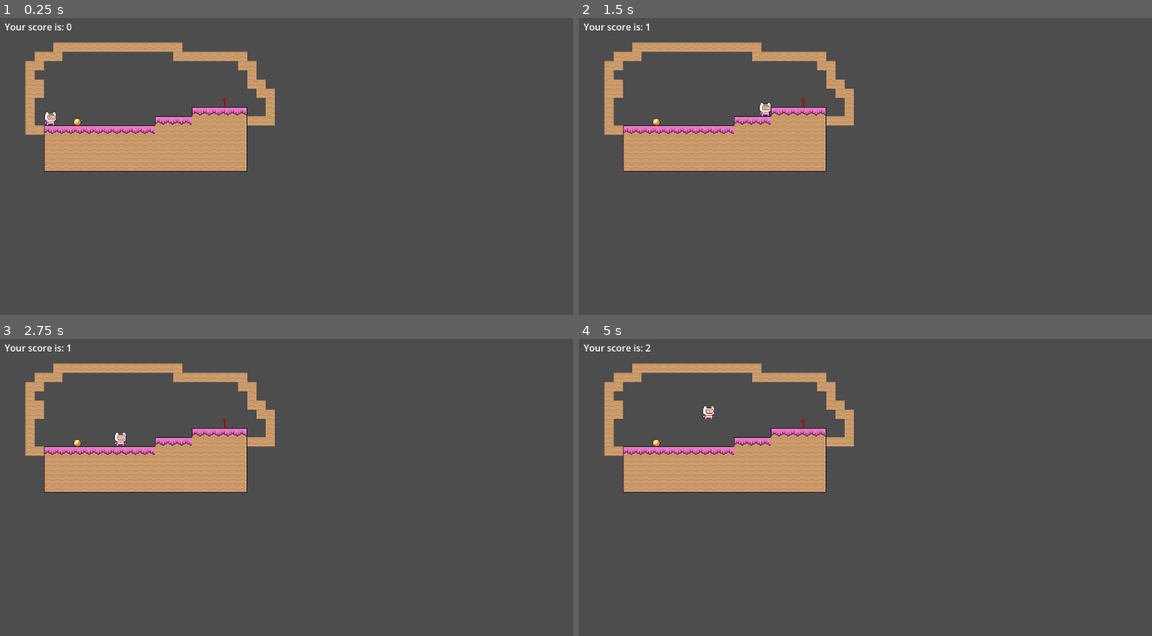
Above: before the commit, frames 1-4 (two rows, left to right).
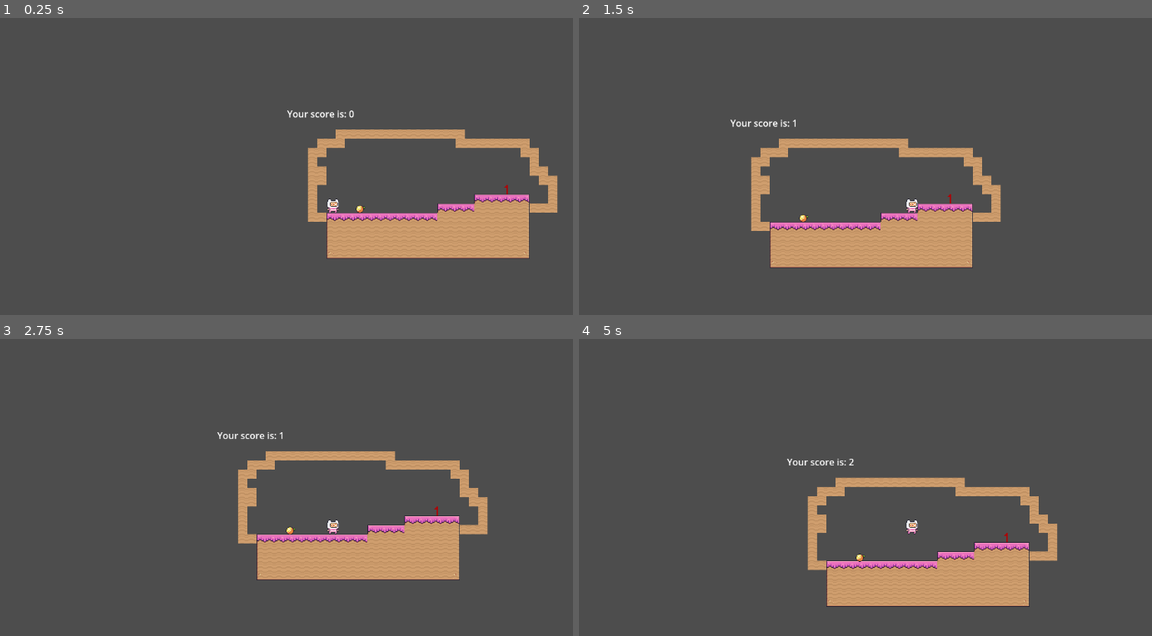
Above: after the commit, the same moments.

Repository: michall-m/golf2d
Game: Godot game, scene res://Levels/level_1.tscn
Same seed, same stepped clock (60 frames per second), same inputs: the game is played once before the commit and once after it.
Inputs (mouse positions are in pixels of both pictures, inside the frame that each line leads up to):
- Up to frame 1 (0.25 s): no input
- Up to frame 2 (1.5 s): tap Enter (ui_accept) at 0.5, 0.77 s; move the mouse to (911, 202) at 0.52 s; hold Right (ui_right) from 0.53 s (still down); click (911, 202) at 0.67 s; move the mouse to (779, 222) at 1.27 s
- Up to frame 3 (2.75 s): tap Enter (ui_accept) at 1.52 s; move the mouse to (401, 442) at 2.02 s; release Right (ui_right) at 2.03 s; hold Left (ui_left) from 2.03 s (still down)
- Up to frame 4 (5 s): move the mouse to (876, 600) at 2.77 s; release Left (ui_left) at 2.78 s; hold Right (ui_right) 2.78-4.28 s; click (876, 600) at 2.92 s; tap Enter (ui_accept) at 3.02, 3.77, 4.25, 4.52 s; move the mouse to (1111, 579) at 3.52 s; move the mouse to (710, 469) at 4.27 s; hold Left (ui_left) from 4.28 s (still down)

The runs differ from the first frame. In frame 1, 18% of the frame differs, in the area x 0-98%, y 1-81%; in frame 2, 17%; in frame 3, 18%; in frame 4, 18%.

Commit message:
create a follow camera

Diff:
--- a/Levels/level_1.tscn
+++ b/Levels/level_1.tscn
@@ -485,6 +485,9 @@
 [node name="Golfer" parent="." instance=ExtResource("2_jm4ma")]
 position = Vector2(87, 173)
 
+[node name="RemoteTransform2D" type="RemoteTransform2D" parent="Golfer"]
+remote_path = NodePath("../../Camera2D")
+
 [node name="VectorCreator" parent="." instance=ExtResource("4_3tcpu")]
 show_behind_parent = true
 light_mask = 256
@@ -510,6 +513,9 @@
 [node name="Hole" parent="." instance=ExtResource("7_fbpm1")]
 position = Vector2(389, 156)
 
+[node name="Camera2D" type="Camera2D" parent="."]
+position = Vector2(87, 173)
+
 [connection signal="vector_created" from="VectorCreator" to="Ball" method="launch"]
 [connection signal="ball_hit" from="Ball" to="Control" method="increment"]
 [connection signal="ball_position" from="Ball" to="Hole" method="is_hit"]
